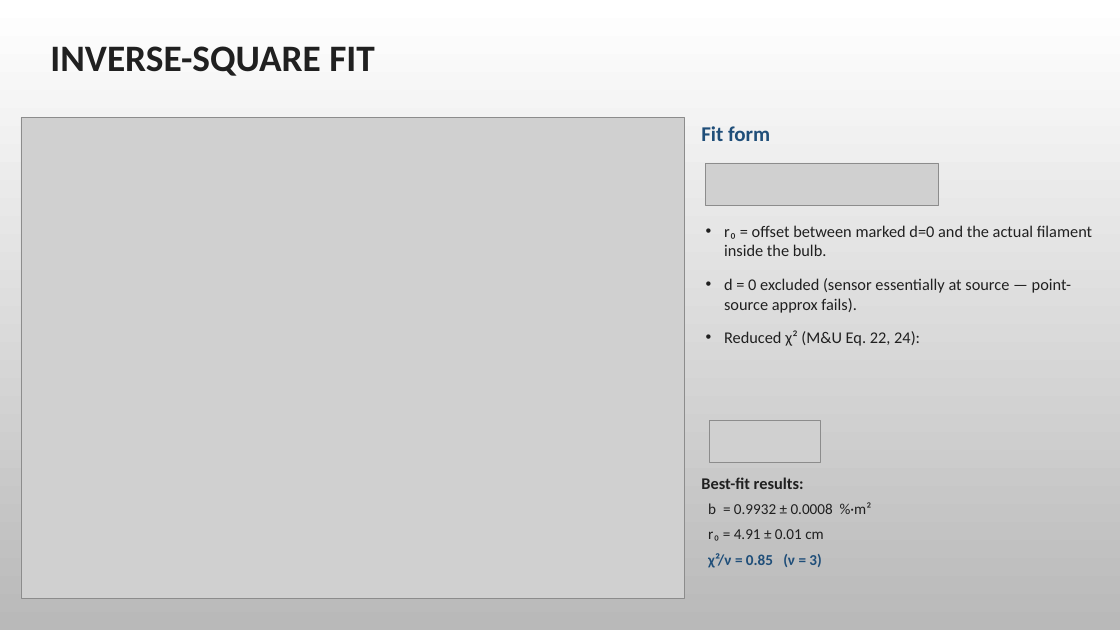
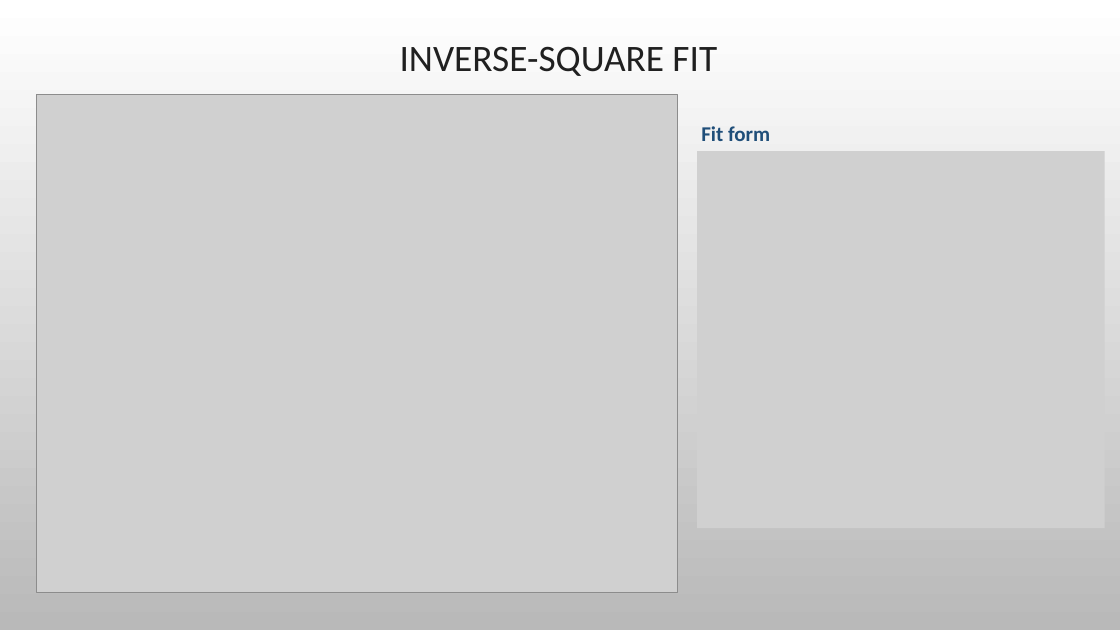
Before and after one commit to wizdaksh/Physics-III-Lab, a slide deck: slide 6 of Light Intensity and Distance/Lab_6_Light_Intensity.pptx. Drawn at 1120x630 pixels with LibreOffice and Linux fonts; fonts in the diff are those of the drawing; grey boxes stand for pictures; background and template pictures are left out. Boxes give left, top, right and bottom in pixels: in the first picture for what was removed or moved away, otherwise in the second. Text is boxed around its words. In the diff, an @@ line names an element or a change of style, - is before the commit and + after.

```diff
--- a/Light Intensity and Distance/Lab_6_Light_Intensity.pptx
+++ b/Light Intensity and Distance/Lab_6_Light_Intensity.pptx
@@ title "INVERSE-SQUARE FIT" at (x1=400, y1=46, x2=717, y2=76): bold off; alignment left to centre @@
@@ picture resized from (x1=21, y1=118, x2=685, y2=599) to (x1=36, y1=95, x2=677, y2=592) @@
@@ picture added at (x1=697, y1=151, x2=1105, y2=528) @@
@@ picture removed at (x1=706, y1=164, x2=939, y2=206) @@
@@ text removed at (x1=724, y1=225, x2=1092, y2=346) @@
-• r₀ = offset between marked d=0 and the actual filament inside the bulb.
-• d = 0 excluded (sensor essentially at source — point-source approx fails).
-• Reduced χ² (M&U Eq. 22, 24):
@@ picture removed at (x1=710, y1=420, x2=821, y2=462) @@
@@ text removed at (x1=701, y1=477, x2=872, y2=568) @@
-Best-fit results:
-b = 0.9932 ± 0.0008 %·m²
-r₀ = 4.91 ± 0.01 cm
-χ²/ν = 0.85 (ν = 3)
```
Also in this commit, not shown: 7 other slides changed, 3 slides added, 1 slide removed, 12 other files.
